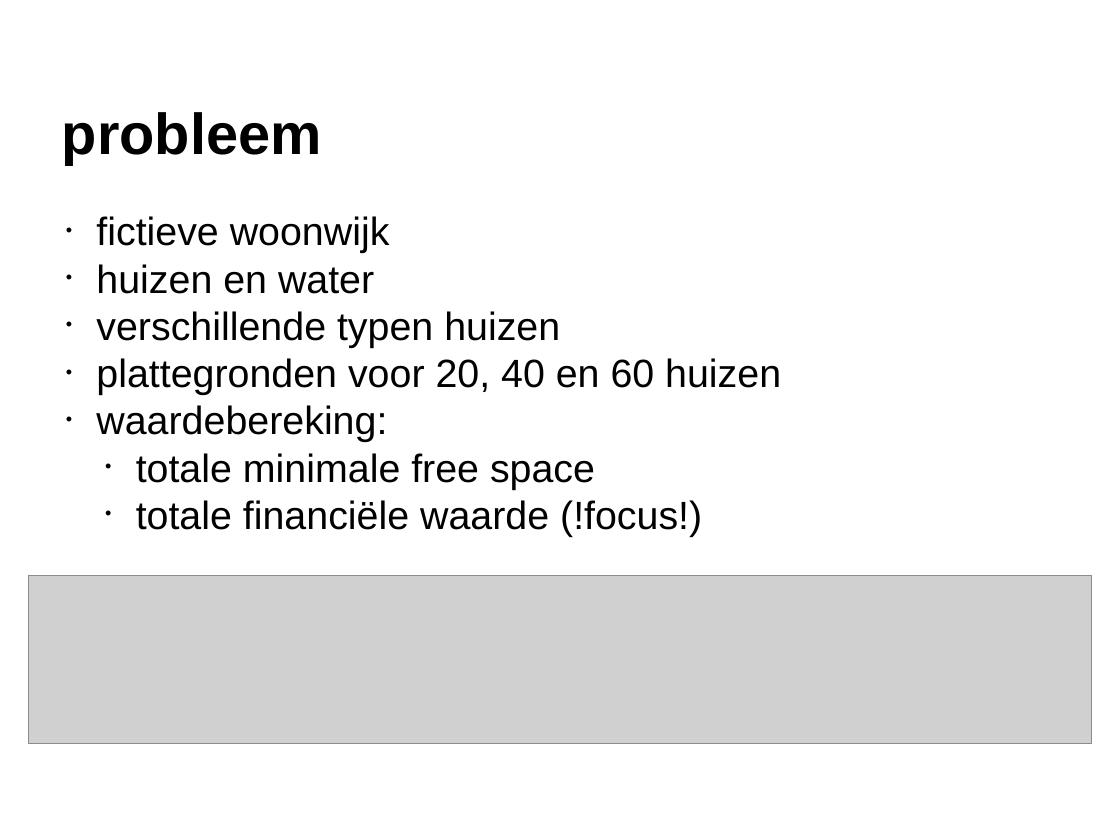
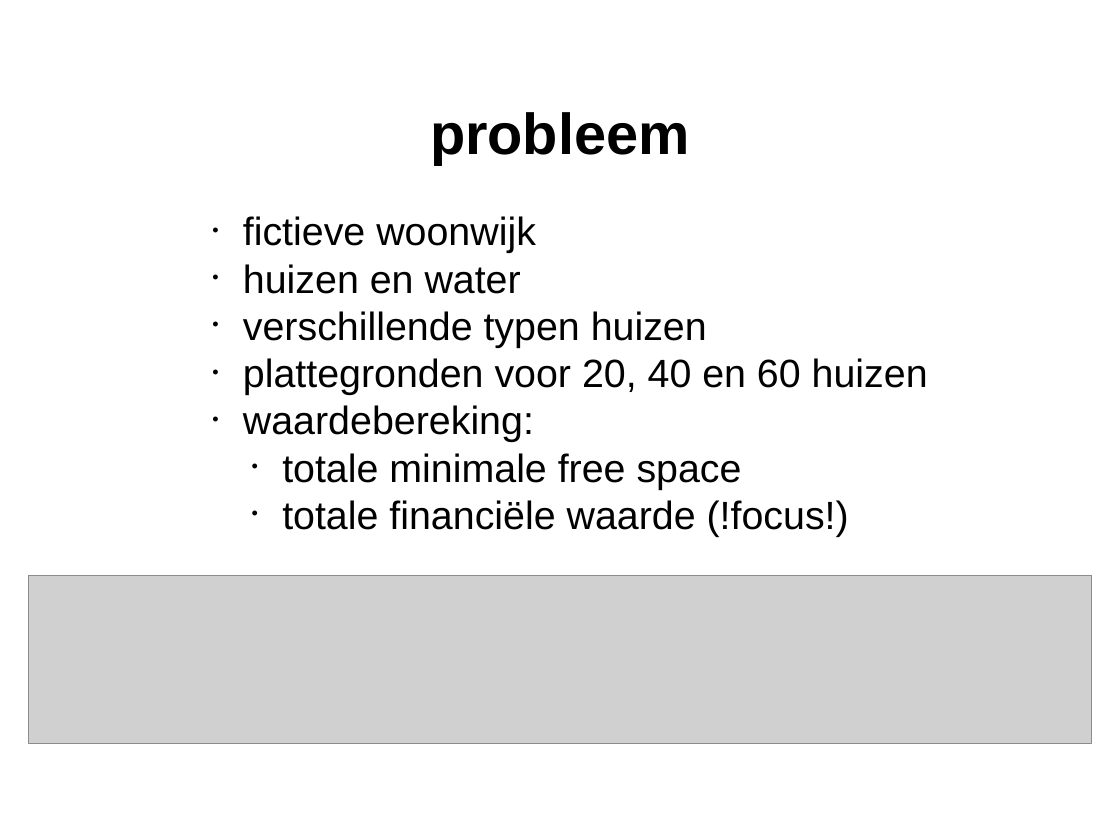
Before and after one commit to JuliaJansen/-HabboHotel, a slide deck: slide 3 of powerpoints/eindpresentatie heuristieken.pptx. Drawn at 1120x840 pixels with LibreOffice and Linux fonts; fonts in the diff are those of the drawing; grey boxes stand for pictures. Boxes give left, top, right and bottom in pixels: in the first picture for what was removed or moved away, otherwise in the second. Text is boxed around its words. In the diff, an @@ line names an element or a change of style, - is before the commit and + after.

```diff
--- a/powerpoints/eindpresentatie heuristieken.pptx
+++ b/powerpoints/eindpresentatie heuristieken.pptx
@@ title "probleem": place and size @@
-title "probleem" at (62, 112, 322, 164)
+title "probleem" at (430, 112, 690, 164)
@@ text "fictieve woonwijk": place and size @@
-text "fictieve woonwijk" at (96, 216, 781, 537)
+text "fictieve woonwijk" at (243, 216, 928, 537)
```
Also in this commit, not shown: 10 other slides changed, 11 slides added.
